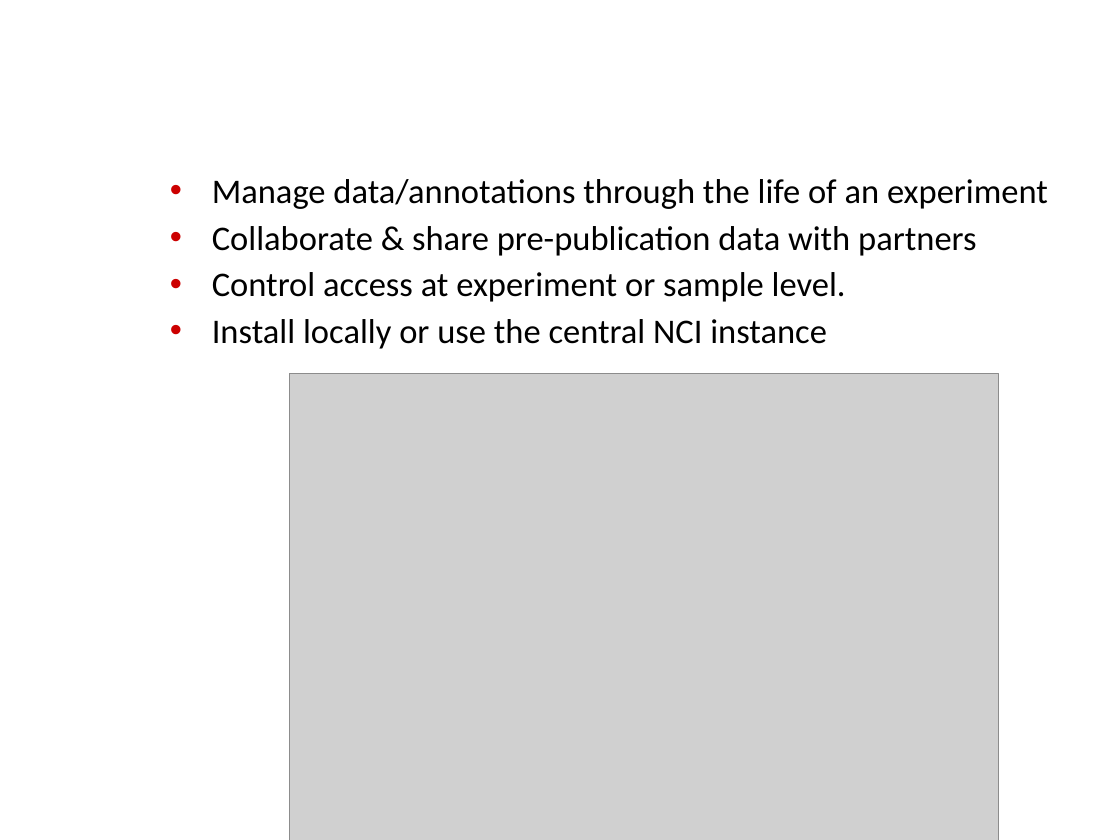
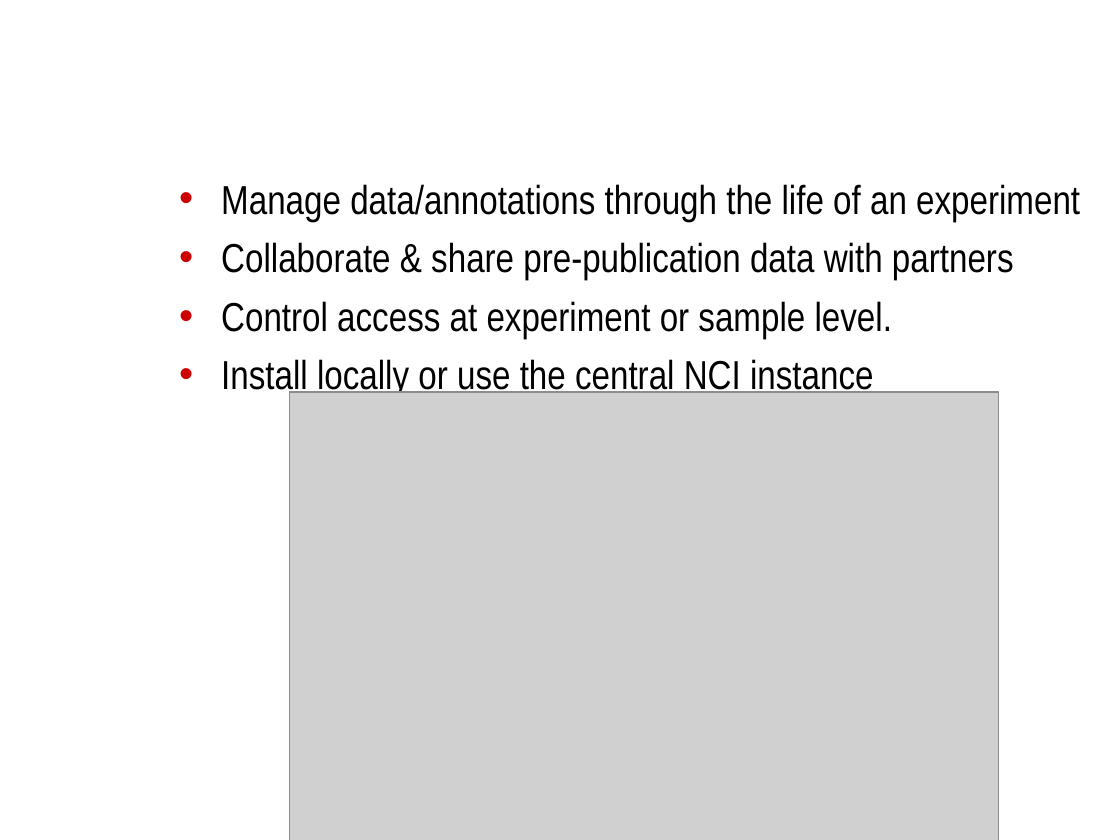
Before and after one commit to NCIP/caarray-docs, a slide deck: slide 3 of project_management/open_meetings/ICR_WS_Meeting_2010_08_11.ppt. Drawn at 1120x840 pixels with LibreOffice and Linux fonts; fonts in the diff are those of the drawing; grey boxes stand for pictures; background and template pictures are left out. Boxes give left, top, right and bottom in pixels: in the first picture for what was removed or moved away, otherwise in the second. Text is boxed around its words. In the diff, an @@ line names an element or a change of style, - is before the commit and + after.

```diff
--- a/project_management/open_meetings/ICR_WS_Meeting_2010_08_11.ppt
+++ b/project_management/open_meetings/ICR_WS_Meeting_2010_08_11.ppt
@@ text "Manage data/annotations through the life ...": place and size @@
-text "Manage data/annotations through the life ..." at bbox=[212, 179, 1048, 349]
+text "Manage data/annotations through the life ..." at bbox=[221, 184, 1080, 398]
@@ text "Manage data/annotations through the life ..." at bbox=[221, 184, 1080, 398]: size 22.2 to 26 pt, font Calibri to Arial Narrow; line spacing 0.9 to 1 @@
@@ picture: place and size @@
-picture at bbox=[289, 373, 998, 840]
+picture at bbox=[289, 392, 998, 840]
```
Also in this commit, not shown: 11 other slides changed, 2 slides added.
